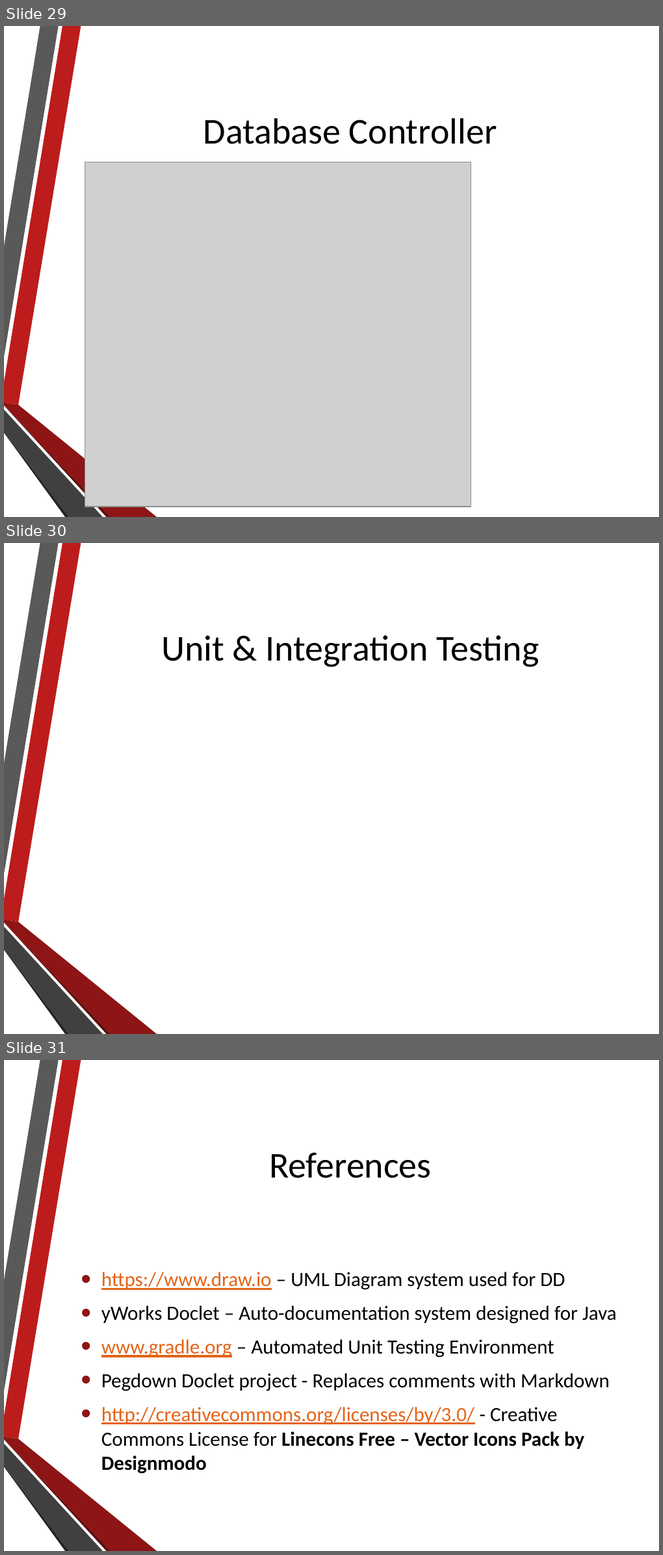
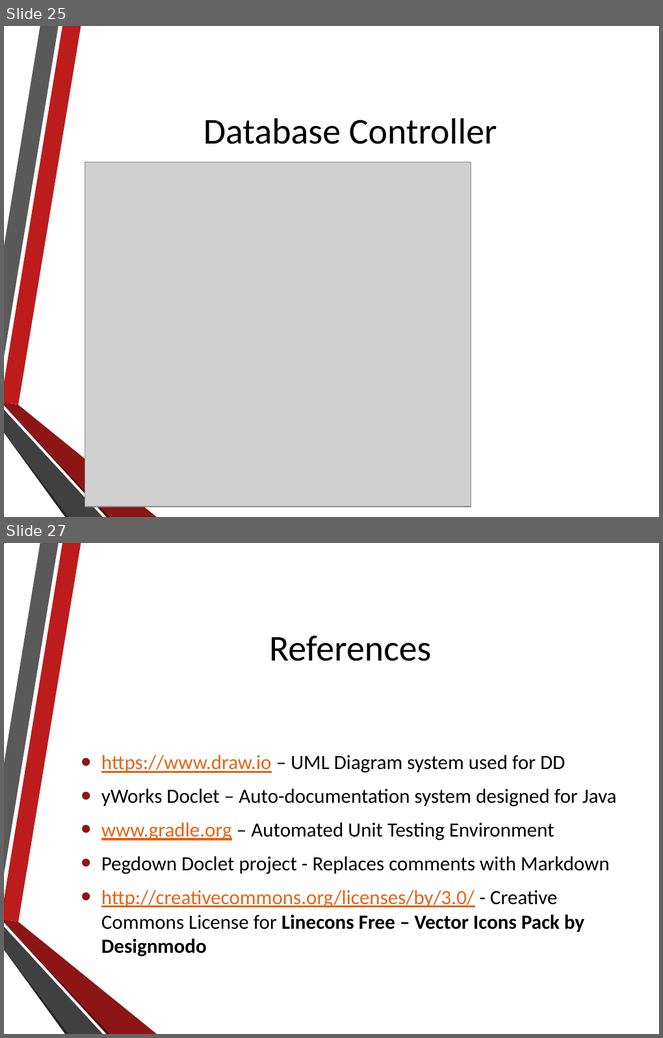
Before and after one commit to NathanielInman/IMS, a slide deck: Development Resources/Presentation.pptx. Shown one above the other, each under a label of ours: slides 29, 30 and 31 before the commit, slides 25 and 27 after it; the slides between them are not shown. The pictures are 663x1555 and 663x1038 pixels, drawn with LibreOffice and Linux fonts; fonts in the diff are those of the drawing; grey boxes stand for pictures; background and template pictures are left out. Boxes give left, top, right and bottom in pixels: in the first picture for what was removed or moved away, otherwise in the second. Text is boxed around its words. In the diff, an @@ line names an element or a change of style, - is before the commit and + after.

```diff
--- a/Development Resources/Presentation.pptx
+++ b/Development Resources/Presentation.pptx
@@ slide 30 removed at (4, 543, 659, 1034), background picture (left out); not listed: 6 template elements that a slide beside it also shows @@
@@ title removed at (161, 635, 539, 667) @@
-Unit & Integration Testing
@@ what was slide 29 is now slide 25 @@
@@ what was slide 31 is now slide 27 @@
```
Also in this commit, not shown: 1 slide added, 4 other slides removed.
